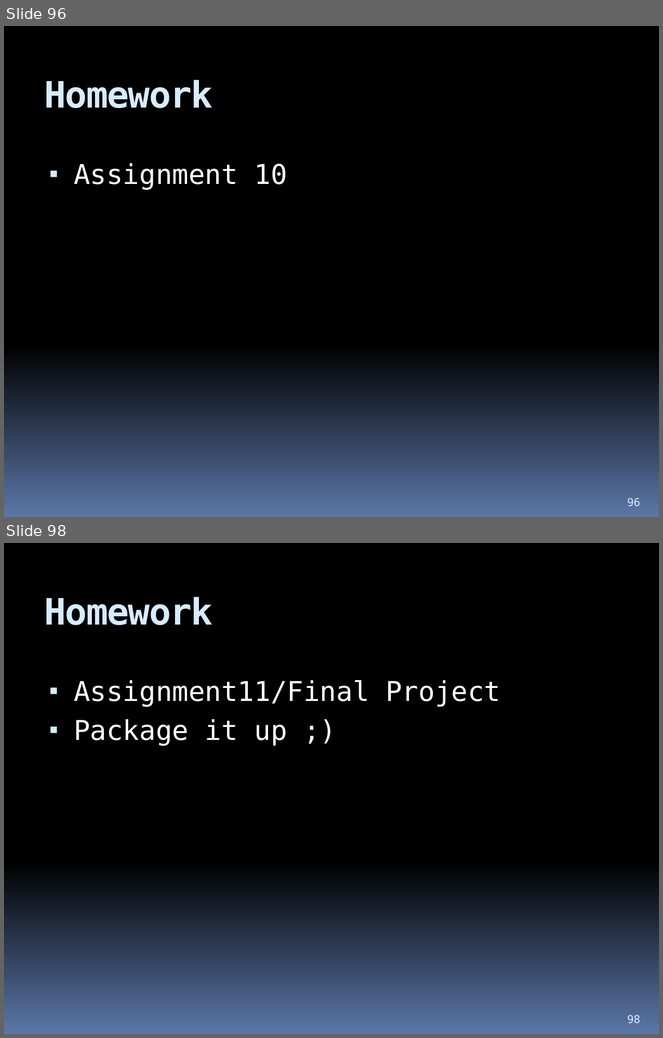
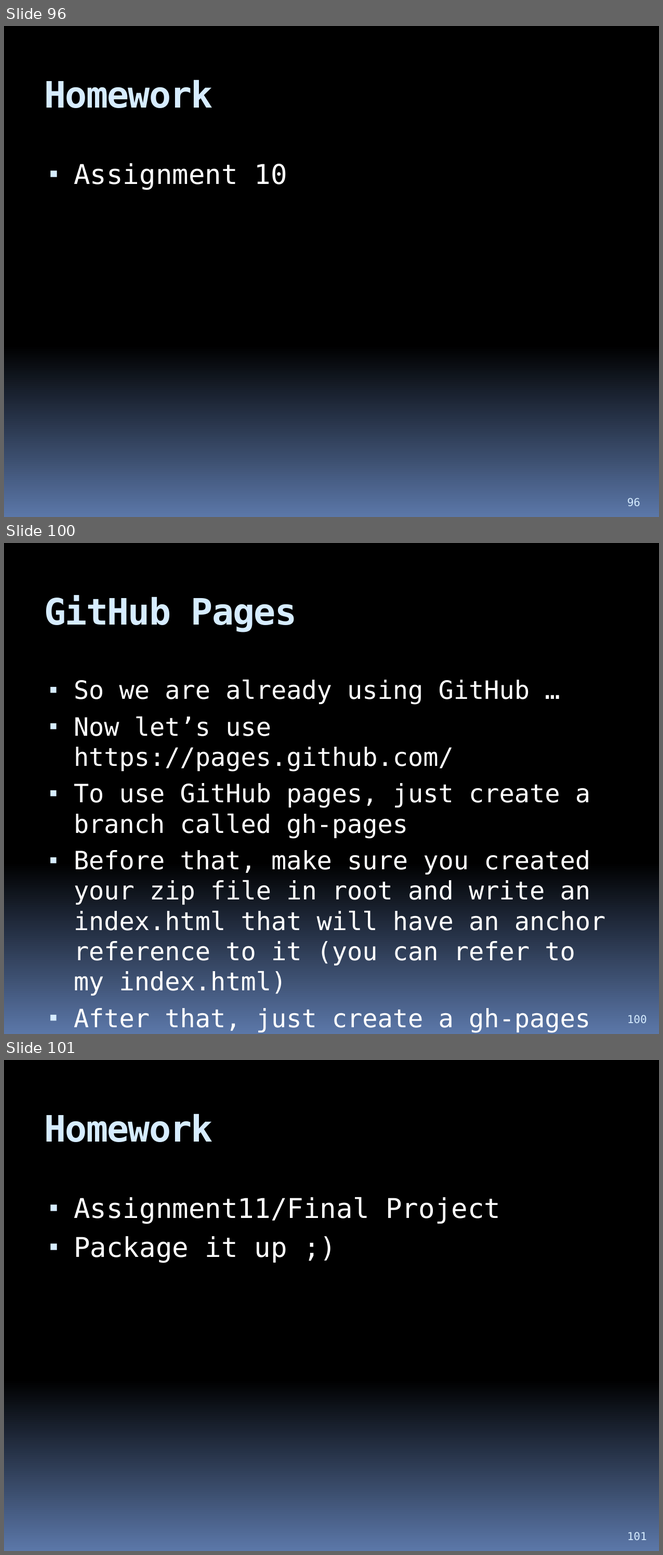
Before and after one commit to hchan/comp2613, a slide deck: coursePresentation.pptx. Shown one above the other, each under a label of ours: slides 96 and 98 before the commit, slides 96, 100 and 101 after it; the slides between them are not shown. The pictures are 663x1038 and 663x1555 pixels, drawn with LibreOffice and Linux fonts; fonts in the diff are those of the drawing. Boxes give left, top, right and bottom in pixels: in the first picture for what was removed or moved away, otherwise in the second. Text is boxed around its words. In the diff, an @@ line names an element or a change of style, - is before the commit and + after.

```diff
--- a/coursePresentation.pptx
+++ b/coursePresentation.pptx
@@ slide 100 added at (x1=4, y1=543, x2=659, y2=1034), background gradient #000000 to #5B77A8 @@
@@ title added at (x1=44, y1=595, x2=297, y2=632), 40 pt, text #D6ECFF, bold @@
+GitHub Pages
@@ text added at (x1=74, y1=679, x2=606, y2=1033), 27.8 pt, text #FFFFFF @@
+▪ So we are already using GitHub …
+▪ Now let’s use https://pages.github.com/
+▪ To use GitHub pages, just create a branch called gh-pages
+▪ Before that, make sure you created your zip file in root and write an index.html that will have an anchor reference to it (you can refer to my index.html)
+▪ After that, just create a gh-pages branch and push
+▪ OPTIONAL: modify you github webpage URL
@@ page number added at (x1=627, y1=1015, x2=647, y2=1023), 12 pt, text #D6ECFF @@
+100
@@ what was slide 98 is now slide 101 @@
@@ page number at (x1=627, y1=1532, x2=647, y2=1540): text changed @@
-98
+101
```
Also in this commit, not shown: 1 slide changed, 2 other slides added, 1 other file.
